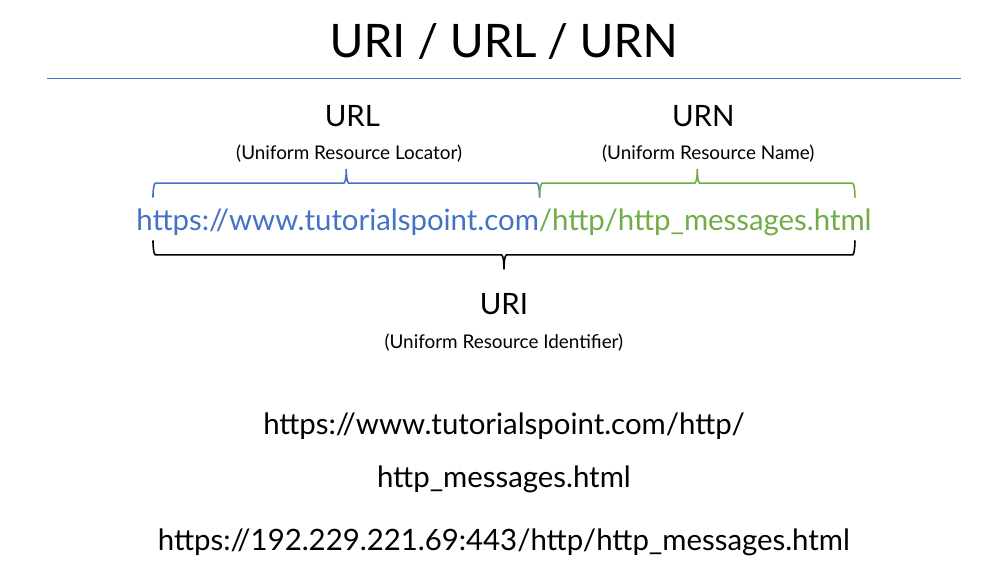
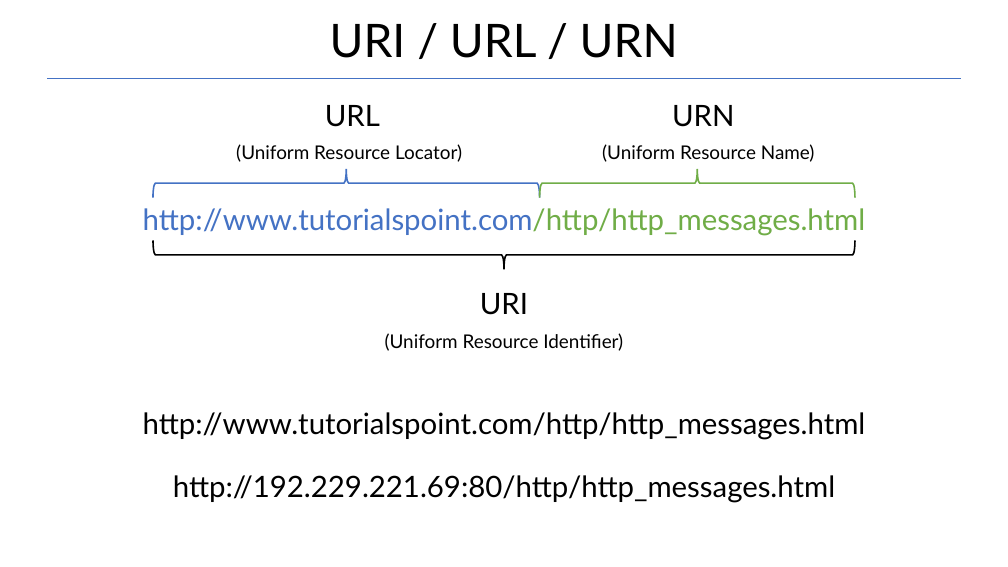
Before and after one commit to Garnik94/Levelup_presentations, a slide deck: slide 5 of Http/Http_presentation.pptx. Drawn at 1008x567 pixels with LibreOffice and Linux fonts; fonts in the diff are those of the drawing. Boxes give left, top, right and bottom in pixels: in the first picture for what was removed or moved away, otherwise in the second. Text is boxed around its words. In the diff, an @@ line names an element or a change of style, - is before the commit and + after.

```diff
--- a/Http/Http_presentation.pptx
+++ b/Http/Http_presentation.pptx
@@ text at <box>143,208,866,235</box>: text changed @@
-https://www.tutorialspoint.com/http/http_messages.html
+http://www.tutorialspoint.com/http/http_messages.html
@@ text at <box>143,412,866,503</box>: text changed @@
-https://www.tutorialspoint.com/http/http_messages.html
-https://192.229.221.69:443/http/http_messages.html
+http://www.tutorialspoint.com/http/http_messages.html
+http://192.229.221.69:80/http/http_messages.html
```
Also in this commit, not shown: 4 other slides changed, 2 slides added, 2 slides removed, 2 other files.
